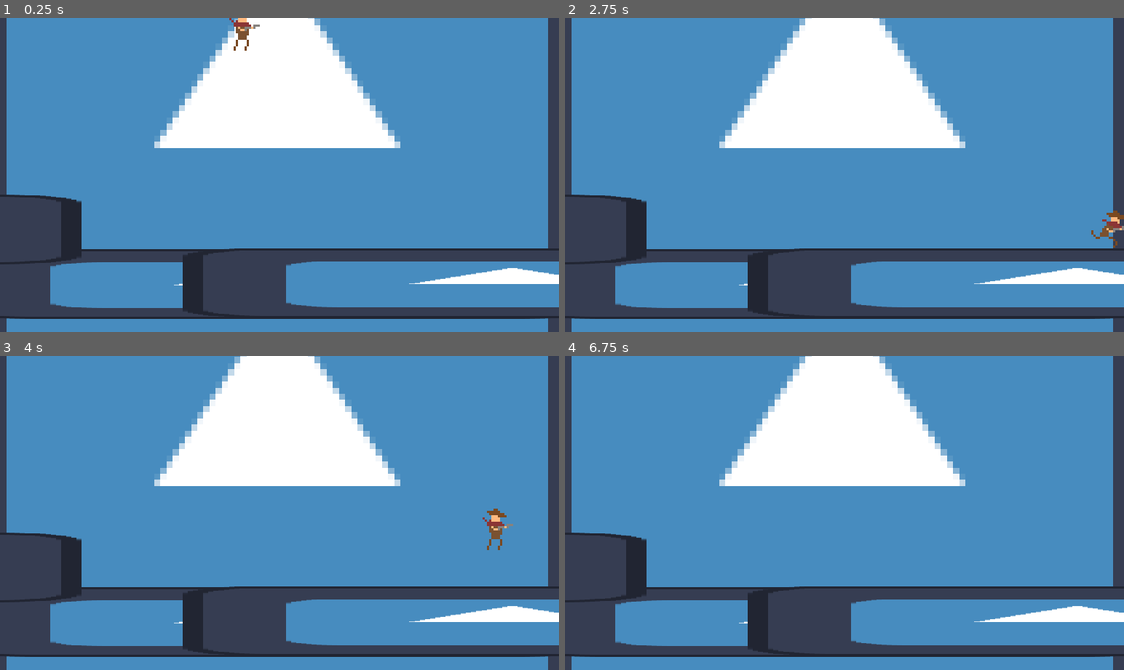
Above: before the commit, frames 1-4 (two rows, left to right).
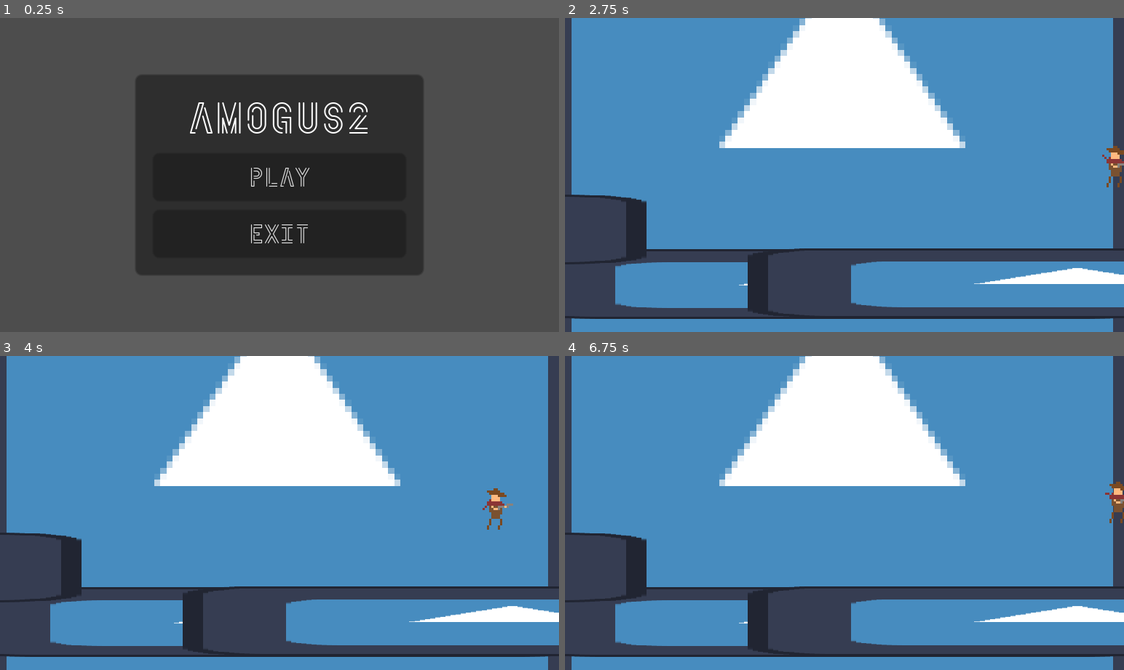
Above: after the commit, the same moments.

Repository: elixs/amogus2
Game: Godot game, scene res://ui/main_menu.tscn
Same seed, same stepped clock (60 frames per second), same inputs: the game is played once before the commit and once after it. Before the commit the project starts from res://scenes/main.tscn. The engine's default icon, where the game draws it, is replaced by a stand-in: a white triangle on a blue panel in a dark square.
Inputs (mouse positions are in pixels of both pictures, inside the frame that each line leads up to):
- Up to frame 1 (0.25 s): no input
- Up to frame 2 (2.75 s): click (844, 178) at 0.5 s, where only the run after the commit has a clickable "Play"; hold D (move_right) from 1.28 s (still down); tap Space (jump) at 1.35, 1.52, 1.82, 2.1, 2.27, 2.57 s
- Up to frame 3 (4 s): release D (move_right) at 2.78 s; hold A (move_left) 2.78-3.53 s; tap Space (jump) at 2.85, 3.6, 3.77 s; hold D (move_right) from 3.53 s (still down)
- Up to frame 4 (6.75 s): tap Space (jump) at 4.07, 4.35, 4.52, 4.82, 5.85, 6.02, 6.32, 6.5, 6.6 s; tap Escape (pause, bound only after the commit) at 4.9 s; release D (move_right) at 5 s; click (844, 487) at 5 s, where only the run after the commit has a clickable "Resume"; tap Enter at 5.75 s; hold A (move_left) 5.78-6.53 s; hold D (move_right) from 6.53 s (still down)

The runs differ from the first frame. In frame 1, 88% of the frame differs, in the area x 0-100%, y 0-100%; in frame 2, 0.5%; in frame 3, 0.4%; in frame 4, 0.2%.

Commit message:
added main and pause menu

Diff:
--- a/project.godot
+++ b/project.godot
@@ -11,7 +11,7 @@
 [application]
 
 config/name="amogus2"
-run/main_scene="res://scenes/main.tscn"
+run/main_scene="res://ui/main_menu.tscn"
 config/features=PackedStringArray("4.0", "Forward Plus")
 config/icon="res://icon.svg"
 
@@ -22,6 +22,10 @@
 window/size/window_width_override=1280
 window/size/window_height_override=720
 window/stretch/mode="canvas_items"
+
+[gui]
+
+theme/custom="res://resources/theme.tres"
 
 [input]
 
@@ -50,6 +54,11 @@
 "events": [Object(InputEventKey,"resource_local_to_scene":false,"resource_name":"","device":-1,"window_id":0,"alt_pressed":false,"shift_pressed":false,"ctrl_pressed":false,"meta_pressed":false,"pressed":false,"keycode":0,"physical_keycode":32,"key_label":0,"unicode":32,"echo":false,"script":null)
 ]
 }
+pause={
+"deadzone": 0.5,
+"events": [Object(InputEventKey,"resource_local_to_scene":false,"resource_name":"","device":-1,"window_id":0,"alt_pressed":false,"shift_pressed":false,"ctrl_pressed":false,"meta_pressed":false,"pressed":false,"keycode":0,"physical_keycode":4194305,"key_label":0,"unicode":0,"echo":false,"script":null)
+]
+}
 
 [rendering]
 
--- /dev/null
+++ b/resources/theme.tres
@@ -0,0 +1,13 @@
+[gd_resource type="Theme" load_steps=2 format=3 uid="uid://b03xfivox70s5"]
+
+[ext_resource type="FontFile" uid="uid://dawdogq2ttft0" path="res://assets/NeonSans_Font_080/NeonSans.otf" id="1_pkd6e"]
+
+[resource]
+default_font = ExtResource("1_pkd6e")
+default_font_size = 12
+BigLabel/base_type = &"Label"
+BigLabel/font_sizes/font_size = 20
+MarginContainer/constants/margin_bottom = 8
+MarginContainer/constants/margin_left = 8
+MarginContainer/constants/margin_right = 8
+MarginContainer/constants/margin_top = 8
--- a/scenes/player.tscn
+++ b/scenes/player.tscn
@@ -1,7 +1,8 @@
-[gd_scene load_steps=32 format=3 uid="uid://cj2eny6k3ufs6"]
+[gd_scene load_steps=33 format=3 uid="uid://cj2eny6k3ufs6"]
 
 [ext_resource type="Texture2D" uid="uid://v40ljdvwi3xm" path="res://assets/mini cowboy-different 1.png" id="1_ndijd"]
 [ext_resource type="Script" path="res://scenes/player.gd" id="1_xpfnj"]
+[ext_resource type="PackedScene" uid="uid://dn844xh8mytx3" path="res://ui/pause_menu.tscn" id="3_qiyis"]
 
 [sub_resource type="CapsuleShape2D" id="CapsuleShape2D_bwnwi"]
 radius = 2.0
@@ -56,6 +57,59 @@
 "transitions": PackedFloat32Array(1),
 "update": 1,
 "values": [4]
+}
+
+[sub_resource type="Animation" id="Animation_g75ko"]
+resource_name = "fall"
+length = 0.2
+loop_mode = 1
+tracks/0/type = "value"
+tracks/0/imported = false
+tracks/0/enabled = true
+tracks/0/path = NodePath("Pivot/Sprite2D:texture")
+tracks/0/interp = 1
+tracks/0/loop_wrap = true
+tracks/0/keys = {
+"times": PackedFloat32Array(0),
+"transitions": PackedFloat32Array(1),
+"update": 1,
+"values": [ExtResource("1_ndijd")]
+}
+tracks/1/type = "value"
+tracks/1/imported = false
+tracks/1/enabled = true
+tracks/1/path = NodePath("Pivot/Sprite2D:hframes")
+tracks/1/interp = 1
+tracks/1/loop_wrap = true
+tracks/1/keys = {
+"times": PackedFloat32Array(0),
+"transitions": PackedFloat32Array(1),
+"update": 1,
+"values": [3]
+}
+tracks/2/type = "value"
+tracks/2/imported = false
+tracks/2/enabled = true
+tracks/2/path = NodePath("Pivot/Sprite2D:vframes")
+tracks/2/interp = 1
+tracks/2/loop_wrap = true
+tracks/2/keys = {
+"times": PackedFloat32Array(0),
+"transitions": PackedFloat32Array(1),
+"update": 1,
+"values": [7]
+}
+tracks/3/type = "value"
+tracks/3/imported = false
+tracks/3/enabled = true
+tracks/3/path = NodePath("Pivot/Sprite2D:frame")
+tracks/3/interp = 1
+tracks/3/loop_wrap = true
+tracks/3/keys = {
+"times": PackedFloat32Array(0, 0.1),
+"transitions": PackedFloat32Array(1, 1),
+"update": 1,
+"values": [18, 19]
 }
 
 [sub_resource type="Animation" id="Animation_vv7oy"]
@@ -111,6 +165,163 @@
 "values": [7]
 }
 
+[sub_resource type="Animation" id="Animation_g4hg7"]
+resource_name = "jump"
+length = 0.2
+loop_mode = 1
+tracks/0/type = "value"
+tracks/0/imported = false
+tracks/0/enabled = true
+tracks/0/path = NodePath("Pivot/Sprite2D:texture")
+tracks/0/interp = 1
+tracks/0/loop_wrap = true
+tracks/0/keys = {
+"times": PackedFloat32Array(0),
+"transitions": PackedFloat32Array(1),
+"update": 1,
+"values": [ExtResource("1_ndijd")]
+}
+tracks/1/type = "value"
+tracks/1/imported = false
+tracks/1/enabled = true
+tracks/1/path = NodePath("Pivot/Sprite2D:hframes")
+tracks/1/interp = 1
+tracks/1/loop_wrap = true
+tracks/1/keys = {
+"times": PackedFloat32Array(0),
+"transitions": PackedFloat32Array(1),
+"update": 1,
+"values": [3]
+}
+tracks/2/type = "value"
+tracks/2/imported = false
+tracks/2/enabled = true
+tracks/2/path = NodePath("Pivot/Sprite2D:vframes")
+tracks/2/interp = 1
+tracks/2/loop_wrap = true
+tracks/2/keys = {
+"times": PackedFloat32Array(0),
+"transitions": PackedFloat32Array(1),
+"update": 1,
+"values": [7]
+}
+tracks/3/type = "value"
+tracks/3/imported = false
+tracks/3/enabled = true
+tracks/3/path = NodePath("Pivot/Sprite2D:frame")
+tracks/3/interp = 1
+tracks/3/loop_wrap = true
+tracks/3/keys = {
+"times": PackedFloat32Array(0, 0.1),
+"transitions": PackedFloat32Array(1, 1),
+"update": 1,
+"values": [15, 16]
+}
+
+[sub_resource type="Animation" id="Animation_oxnt3"]
+resource_name = "jump_start"
+length = 0.3
+tracks/0/type = "value"
+tracks/0/imported = false
+tracks/0/enabled = true
+tracks/0/path = NodePath("Pivot/Sprite2D:texture")
+tracks/0/interp = 1
+tracks/0/loop_wrap = true
+tracks/0/keys = {
+"times": PackedFloat32Array(0),
+"transitions": PackedFloat32Array(1),
+"update": 1,
+"values": [ExtResource("1_ndijd")]
+}
+tracks/1/type = "value"
+tracks/1/imported = false
+tracks/1/enabled = true
+tracks/1/path = NodePath("Pivot/Sprite2D:hframes")
+tracks/1/interp = 1
+tracks/1/loop_wrap = true
+tracks/1/keys = {
+"times": PackedFloat32Array(0),
+"transitions": PackedFloat32Array(1),
+"update": 1,
+"values": [3]
+}
+tracks/2/type = "value"
+tracks/2/imported = false
+tracks/2/enabled = true
+tracks/2/path = NodePath("Pivot/Sprite2D:vframes")
+tracks/2/interp = 1
+tracks/2/loop_wrap = true
+tracks/2/keys = {
+"times": PackedFloat32Array(0),
+"transitions": PackedFloat32Array(1),
+"update": 1,
+"values": [7]
+}
+tracks/3/type = "value"
+tracks/3/imported = false
+tracks/3/enabled = true
+tracks/3/path = NodePath("Pivot/Sprite2D:frame")
+tracks/3/interp = 1
+tracks/3/loop_wrap = true
+tracks/3/keys = {
+"times": PackedFloat32Array(0, 0.1, 0.2),
+"transitions": PackedFloat32Array(1, 1, 1),
+"update": 1,
+"values": [12, 13, 14]
+}
+
+[sub_resource type="Animation" id="Animation_0306y"]
+resource_name = "land"
+length = 0.2
+tracks/0/type = "value"
+tracks/0/imported = false
+tracks/0/enabled = true
+tracks/0/path = NodePath("Pivot/Sprite2D:texture")
+tracks/0/interp = 1
+tracks/0/loop_wrap = true
+tracks/0/keys = {
+"times": PackedFloat32Array(0),
+"transitions": PackedFloat32Array(1),
+"update": 1,
+"values": [ExtResource("1_ndijd")]
+}
+tracks/1/type = "value"
+tracks/1/imported = false
+tracks/1/enabled = true
+tracks/1/path = NodePath("Pivot/Sprite2D:hframes")
+tracks/1/interp = 1
+tracks/1/loop_wrap = true
+tracks/1/keys = {
+"times": PackedFloat32Array(0),
+"transitions": PackedFloat32Array(1),
+"update": 1,
+"values": [3]
+}
+tracks/2/type = "value"
+tracks/2/imported = false
+tracks/2/enabled = true
+tracks/2/path = NodePath("Pivot/Sprite2D:vframes")
+tracks/2/interp = 1
+tracks/2/loop_wrap = true
+tracks/2/keys = {
+"times": PackedFloat32Array(0),
+"transitions": PackedFloat32Array(1),
+"update": 1,
+"values": [7]
+}
+tracks/3/type = "value"
+tracks/3/imported = false
+tracks/3/enabled = true
+tracks/3/path = NodePath("Pivot/Sprite2D:frame")
+tracks/3/interp = 1
+tracks/3/loop_wrap = true
+tracks/3/keys = {
+"times": PackedFloat32Array(0, 0.1),
+"transitions": PackedFloat32Array(1, 1),
+"update": 1,
+"values": [13, 12]
+}
+
 [sub_resource type="Animation" id="Animation_i6y3m"]
 resource_name = "run"
 length = 0.4
@@ -162,216 +373,6 @@
 "transitions": PackedFloat32Array(1, 1, 1, 1),
 "update": 1,
 "values": [5, 6, 7, 6]
-}
-
-[sub_resource type="Animation" id="Animation_oxnt3"]
-resource_name = "jump_start"
-length = 0.3
-tracks/0/type = "value"
-tracks/0/imported = false
-tracks/0/enabled = true
-tracks/0/path = NodePath("Pivot/Sprite2D:texture")
-tracks/0/interp = 1
-tracks/0/loop_wrap = true
-tracks/0/keys = {
-"times": PackedFloat32Array(0),
-"transitions": PackedFloat32Array(1),
-"update": 1,
-"values": [ExtResource("1_ndijd")]
-}
-tracks/1/type = "value"
-tracks/1/imported = false
-tracks/1/enabled = true
-tracks/1/path = NodePath("Pivot/Sprite2D:hframes")
-tracks/1/interp = 1
-tracks/1/loop_wrap = true
-tracks/1/keys = {
-"times": PackedFloat32Array(0),
-"transitions": PackedFloat32Array(1),
-"update": 1,
-"values": [3]
-}
-tracks/2/type = "value"
-tracks/2/imported = false
-tracks/2/enabled = true
-tracks/2/path = NodePath("Pivot/Sprite2D:vframes")
-tracks/2/interp = 1
-tracks/2/loop_wrap = true
-tracks/2/keys = {
-"times": PackedFloat32Array(0),
-"transitions": PackedFloat32Array(1),
-"update": 1,
-"values": [7]
-}
-tracks/3/type = "value"
-tracks/3/imported = false
-tracks/3/enabled = true
-tracks/3/path = NodePath("Pivot/Sprite2D:frame")
-tracks/3/interp = 1
-tracks/3/loop_wrap = true
-tracks/3/keys = {
-"times": PackedFloat32Array(0, 0.1, 0.2),
-"transitions": PackedFloat32Array(1, 1, 1),
-"update": 1,
-"values": [12, 13, 14]
-}
-
-[sub_resource type="Animation" id="Animation_g4hg7"]
-resource_name = "jump"
-length = 0.2
-loop_mode = 1
-tracks/0/type = "value"
-tracks/0/imported = false
-tracks/0/enabled = true
-tracks/0/path = NodePath("Pivot/Sprite2D:texture")
-tracks/0/interp = 1
-tracks/0/loop_wrap = true
-tracks/0/keys = {
-"times": PackedFloat32Array(0),
-"transitions": PackedFloat32Array(1),
-"update": 1,
-"values": [ExtResource("1_ndijd")]
-}
-tracks/1/type = "value"
-tracks/1/imported = false
-tracks/1/enabled = true
-tracks/1/path = NodePath("Pivot/Sprite2D:hframes")
-tracks/1/interp = 1
-tracks/1/loop_wrap = true
-tracks/1/keys = {
-"times": PackedFloat32Array(0),
-"transitions": PackedFloat32Array(1),
-"update": 1,
-"values": [3]
-}
-tracks/2/type = "value"
-tracks/2/imported = false
-tracks/2/enabled = true
-tracks/2/path = NodePath("Pivot/Sprite2D:vframes")
-tracks/2/interp = 1
-tracks/2/loop_wrap = true
-tracks/2/keys = {
-"times": PackedFloat32Array(0),
-"transitions": PackedFloat32Array(1),
-"update": 1,
-"values": [7]
-}
-tracks/3/type = "value"
-tracks/3/imported = false
-tracks/3/enabled = true
-tracks/3/path = NodePath("Pivot/Sprite2D:frame")
-tracks/3/interp = 1
-tracks/3/loop_wrap = true
-tracks/3/keys = {
-"times": PackedFloat32Array(0, 0.1),
-"transitions": PackedFloat32Array(1, 1),
-"update": 1,
-"values": [15, 16]
-}
-
-[sub_resource type="Animation" id="Animation_g75ko"]
-resource_name = "fall"
-length = 0.2
-loop_mode = 1
-tracks/0/type = "value"
-tracks/0/imported = false
-tracks/0/enabled = true
-tracks/0/path = NodePath("Pivot/Sprite2D:texture")
-tracks/0/interp = 1
-tracks/0/loop_wrap = true
-tracks/0/keys = {
-"times": PackedFloat32Array(0),
-"transitions": PackedFloat32Array(1),
-"update": 1,
-"values": [ExtResource("1_ndijd")]
-}
-tracks/1/type = "value"
-tracks/1/imported = false
-tracks/1/enabled = true
-tracks/1/path = NodePath("Pivot/Sprite2D:hframes")
-tracks/1/interp = 1
-tracks/1/loop_wrap = true
-tracks/1/keys = {
-"times": PackedFloat32Array(0),
-"transitions": PackedFloat32Array(1),
-"update": 1,
-"values": [3]
-}
-tracks/2/type = "value"
-tracks/2/imported = false
-tracks/2/enabled = true
-tracks/2/path = NodePath("Pivot/Sprite2D:vframes")
-tracks/2/interp = 1
-tracks/2/loop_wrap = true
-tracks/2/keys = {
-"times": PackedFloat32Array(0),
-"transitions": PackedFloat32Array(1),
-"update": 1,
-"values": [7]
-}
-tracks/3/type = "value"
-tracks/3/imported = false
-tracks/3/enabled = true
-tracks/3/path = NodePath("Pivot/Sprite2D:frame")
-tracks/3/interp = 1
-tracks/3/loop_wrap = true
-tracks/3/keys = {
-"times": PackedFloat32Array(0, 0.1),
-"transitions": PackedFloat32Array(1, 1),
-"update": 1,
-"values": [18, 19]
-}
-
-[sub_resource type="Animation" id="Animation_0306y"]
-resource_name = "land"
-length = 0.2
-tracks/0/type = "value"
-tracks/0/imported = false
-tracks/0/enabled = true
-tracks/0/path = NodePath("Pivot/Sprite2D:texture")
-tracks/0/interp = 1
-tracks/0/loop_wrap = true
-tracks/0/keys = {
-"times": PackedFloat32Array(0),
-"transitions": PackedFloat32Array(1),
-"update": 1,
-"values": [ExtResource("1_ndijd")]
-}
-tracks/1/type = "value"
-tracks/1/imported = false
-tracks/1/enabled = true
-tracks/1/path = NodePath("Pivot/Sprite2D:hframes")
-tracks/1/interp = 1
-tracks/1/loop_wrap = true
-tracks/1/keys = {
-"times": PackedFloat32Array(0),
-"transitions": PackedFloat32Array(1),
-"update": 1,
-"values": [3]
-}
-tracks/2/type = "value"
-tracks/2/imported = false
-tracks/2/enabled = true
-tracks/2/path = NodePath("Pivot/Sprite2D:vframes")
-tracks/2/interp = 1
-tracks/2/loop_wrap = true
-tracks/2/keys = {
-"times": PackedFloat32Array(0),
-"transitions": PackedFloat32Array(1),
-"update": 1,
-"values": [7]
-}
-tracks/3/type = "value"
-tracks/3/imported = false
-tracks/3/enabled = true
-tracks/3/path = NodePath("Pivot/Sprite2D:frame")
-tracks/3/interp = 1
-tracks/3/loop_wrap = true
-tracks/3/keys = {
-"times": PackedFloat32Array(0, 0.1),
-"transitions": PackedFloat32Array(1, 1),
-"update": 1,
-"values": [13, 12]
 }
 
 [sub_resource type="AnimationLibrary" id="AnimationLibrary_52v7d"]
@@ -444,7 +445,7 @@
 states/run/node = SubResource("AnimationNodeAnimation_chktk")
 states/run/position = Vector2(632.111, 100.186)
 transitions = ["Start", "idle", SubResource("AnimationNodeStateMachineTransition_xws3g"), "run", "idle", SubResource("A …(797 unchanged characters)…
-graph_offset = Vector2(126, -22)
+graph_offset = Vector2(275, 24)
 
 [sub_resource type="AnimationNodeStateMachinePlayback" id="AnimationNodeStateMachinePlayback_xfeok"]
 
@@ -473,3 +474,7 @@
 tree_root = SubResource("AnimationNodeStateMachine_68eqi")
 anim_player = NodePath("../AnimationPlayer")
 parameters/playback = SubResource("AnimationNodeStateMachinePlayback_xfeok")
+
+[node name="CanvasLayer" type="CanvasLayer" parent="."]
+
+[node name="PauseMenu" parent="CanvasLayer" instance=ExtResource("3_qiyis")]
--- /dev/null
+++ b/ui/main_menu.gd
@@ -0,0 +1,20 @@
+extends MarginContainer
+
+@onready var play = %Play
+@onready var exit = %Exit
+
+@export var main_scene: PackedScene
+
+
+func _ready():
+	play.pressed.connect(_on_play_pressed)
+	exit.pressed.connect(_on_exit_pressed)
+
+
+func _on_play_pressed():
+#	get_tree().change_scene_to_file("res://scenes/main.tscn")
+	get_tree().change_scene_to_packed(main_scene)
+
+
+func _on_exit_pressed():
+	get_tree().quit()
--- /dev/null
+++ b/ui/main_menu.tscn
@@ -0,0 +1,41 @@
+[gd_scene load_steps=3 format=3 uid="uid://c6w7dxof6gwdj"]
+
+[ext_resource type="Script" path="res://ui/main_menu.gd" id="1_j3yke"]
+[ext_resource type="PackedScene" uid="uid://do4rgljseuroc" path="res://scenes/main.tscn" id="2_2tx30"]
+
+[node name="MainMenu" type="MarginContainer"]
+anchors_preset = 15
+anchor_right = 1.0
+anchor_bottom = 1.0
+grow_horizontal = 2
+grow_vertical = 2
+script = ExtResource("1_j3yke")
+main_scene = ExtResource("2_2tx30")
+
+[node name="PanelContainer" type="PanelContainer" parent="."]
+layout_mode = 2
+size_flags_horizontal = 4
+size_flags_vertical = 4
+
+[node name="MarginContainer" type="MarginContainer" parent="PanelContainer"]
+custom_minimum_size = Vector2(132, 0)
+layout_mode = 2
+
+[node name="VBoxContainer" type="VBoxContainer" parent="PanelContainer/MarginContainer"]
+layout_mode = 2
+
+[node name="Label" type="Label" parent="PanelContainer/MarginContainer/VBoxContainer"]
+layout_mode = 2
+theme_type_variation = &"BigLabel"
+text = "amogus2"
+horizontal_alignment = 1
+
+[node name="Play" type="Button" parent="PanelContainer/MarginContainer/VBoxContainer"]
+unique_name_in_owner = true
+layout_mode = 2
+text = "Play"
+
+[node name="Exit" type="Button" parent="PanelContainer/MarginContainer/VBoxContainer"]
+unique_name_in_owner = true
+layout_mode = 2
+text = "Exit"
--- /dev/null
+++ b/ui/pause_menu.gd
@@ -0,0 +1,31 @@
+extends MarginContainer
+
+@onready var resume = %Resume
+@onready var retry = %Retry
+@onready var main_menu = %MainMenu
+
+
+func _ready():
+	resume.pressed.connect(_on_resume_pressed)
+	retry.pressed.connect(_on_retry_pressed)
+	main_menu.pressed.connect(_on_main_menu_pressed)
+	hide()
+
+func _input(event):
+	if event.is_action_pressed("pause"):
+		visible = !visible
+		get_tree().paused = visible
+
+func _on_resume_pressed():
+	get_tree().paused = false
+	hide()
+
+
+func _on_retry_pressed():
+	get_tree().reload_current_scene()
+	get_tree().paused = false
+
+
+func _on_main_menu_pressed():
+	get_tree().change_scene_to_file("res://ui/main_menu.tscn")
+	get_tree().paused = false
--- /dev/null
+++ b/ui/pause_menu.tscn
@@ -0,0 +1,46 @@
+[gd_scene load_steps=2 format=3 uid="uid://dn844xh8mytx3"]
+
+[ext_resource type="Script" path="res://ui/pause_menu.gd" id="1_w785c"]
+
+[node name="PauseMenu" type="MarginContainer"]
+process_mode = 3
+anchors_preset = 15
+anchor_right = 1.0
+anchor_bottom = 1.0
+grow_horizontal = 2
+grow_vertical = 2
+script = ExtResource("1_w785c")
+
+[node name="PanelContainer" type="PanelContainer" parent="."]
+layout_mode = 2
+size_flags_horizontal = 4
+size_flags_vertical = 4
+
+[node name="MarginContainer" type="MarginContainer" parent="PanelContainer"]
+custom_minimum_size = Vector2(132, 0)
+layout_mode = 2
+
+[node name="VBoxContainer" type="VBoxContainer" parent="PanelContainer/MarginContainer"]
+layout_mode = 2
+
+[node name="Label" type="Label" parent="PanelContainer/MarginContainer/VBoxContainer"]
+layout_mode = 2
+theme_type_variation = &"BigLabel"
+text = "Pause"
+horizontal_alignment = 1
+
+[node name="Resume" type="Button" parent="PanelContainer/MarginContainer/VBoxContainer"]
+unique_name_in_owner = true
+layout_mode = 2
+text = "Resume
+"
+
+[node name="Retry" type="Button" parent="PanelContainer/MarginContainer/VBoxContainer"]
+unique_name_in_owner = true
+layout_mode = 2
+text = "Retry"
+
+[node name="MainMenu" type="Button" parent="PanelContainer/MarginContainer/VBoxContainer"]
+unique_name_in_owner = true
+layout_mode = 2
+text = "Main Menu"
